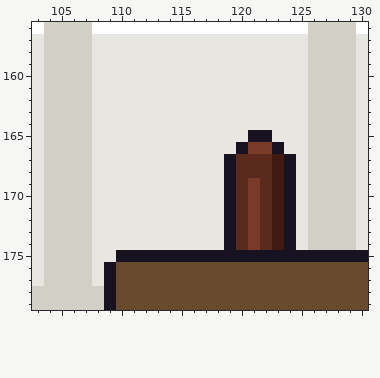
Two versions of one pixel-art file, office/site_arch_office_a.aseprite. The picture above is the old version.
320x320 pixels, 1 frame. Colours within 5 levels of each other are drawn and written as one. Shown: x 103..130, y 156..179.
After the commit:
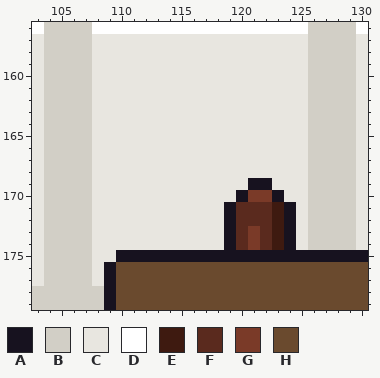
Palette (. is transparent): A #17121f  B #d2cfc6  C #e8e6e0  D #ffffff  E #3e1a10  F #5a2a1e  G #7a3a28  H #6a4a2e
Changes in this commit:
{"where": "layer \"Chair\""}
{"y":165,"x":121,"old":"AA","new":"CC"}
{"y":166,"x":120,"old":"AGGA","new":"CCCC"}
{"y":167,"x":119,"old":"AFFFEA","new":"CCCCCC"}
{"y":168,"x":119,"old":"AFFFEA","new":"CCCCCC"}
{"y":169,"x":119,"old":"AFGFEA","new":"CCAACC"}
{"y":170,"x":119,"old":"AF","new":"CA"}
{"y":170,"x":122,"old":"FEA","new":"GAC"}
{"y":171,"x":121,"old":"G","new":"F"}
{"y":172,"x":121,"old":"G","new":"F"}
